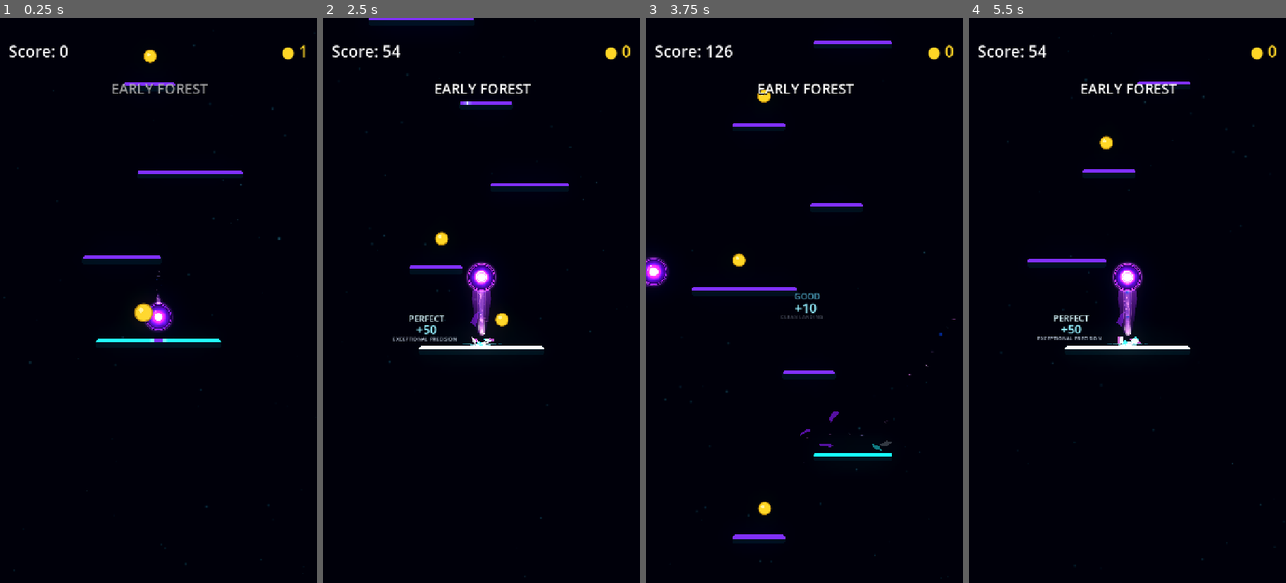
Above: before the commit, frames 1-4 (left to right).
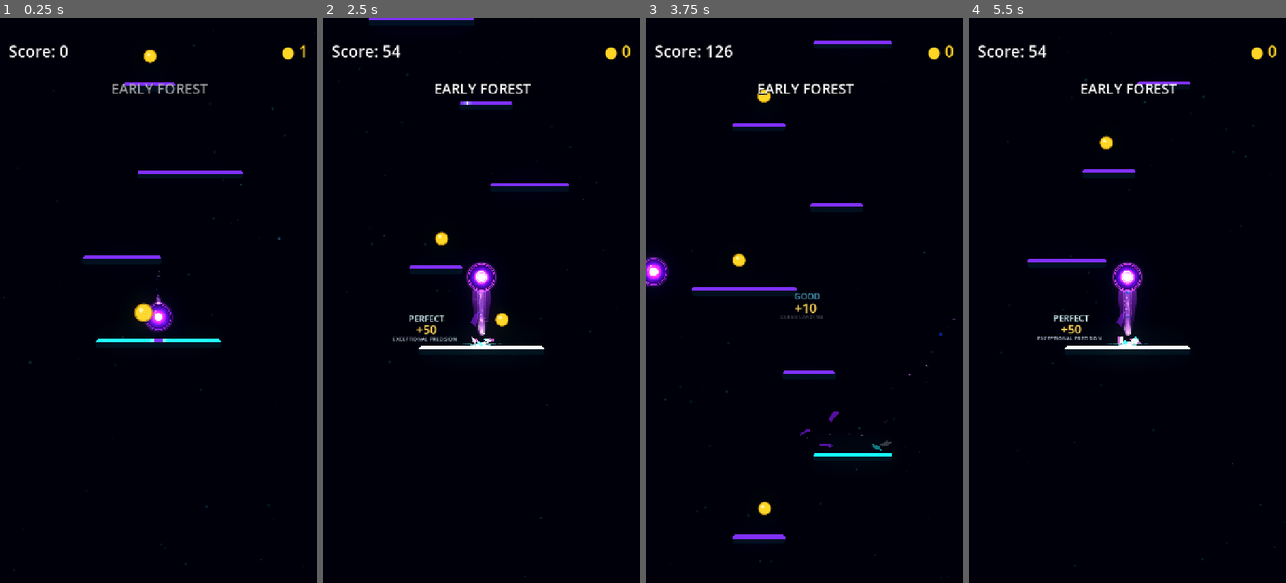
Above: after the commit, the same moments.

Repository: Kryodo/TowerJump
Game: Godot game, scene res://scenes/main.tscn
The game is run twice, just before and just after one commit, with the same random seed, the same clock (stepped at 60 frames per second) and the same inputs.
Inputs (mouse positions are in pixels of both pictures, inside the frame that each line leads up to):
- Up to frame 1 (0.25 s): no input
- Up to frame 2 (2.5 s): move the mouse to (551, 272) at 0.52 s; hold Right (ui_right) 0.53-1.25 s; click (551, 272) at 0.67 s; drag from (418, 328) to (471, 193) at 1.27 s; click "Nochmal spielen" at 2 s
- Up to frame 3 (3.75 s): move the mouse to (836, 176) at 2.77 s; hold Right (ui_right) 2.78-3.5 s; drag from (788, 413) to (737, 193) at 3.52 s
- Up to frame 4 (5.5 s): move the mouse to (1222, 385) at 4.27 s; hold Left (ui_left) 4.28-5 s; click "Nochmal spielen" at 5 s

The runs differ from the first frame. In frame 2, less than 0.1% of the frame differs, in the area x 29-36%, y 54-56%; in frame 3, less than 0.1%; in frame 4, less than 0.1%.

Commit message:
Improve quality color contrast and add Streak activation pulse

Diff:
--- a/scenes/ball.gdshader
+++ b/scenes/ball.gdshader
@@ -14,6 +14,7 @@
 uniform int combo_core_quality = 0;
 uniform float combo_core_blend = 0.0;
 uniform float combo_activation_flash = 0.0;
+uniform float streak_activation_flash = 0.0;
 
 void fragment() {
 	vec2 p = UV * 2.0 - 1.0;
@@ -110,18 +111,20 @@
 	float core_pulse = 0.5 + 0.5 * sin(time * 1.8);
 	float chain_tint_strength = clamp(combo_core_blend, 0.0, 1.0);
 	float combo_hit = clamp(combo_activation_flash, 0.0, 1.0);
+	float streak_hit = clamp(streak_activation_flash, 0.0, 1.0);
+	vec3 streak_amber_color = vec3(5.0, 2.25, 0.28);
 
 	vec3 combo_core_color;
 	if (combo_core_quality == 2) {
 		combo_core_color = vec3(5.2, 6.0, 6.3); // Perfect: brilliant white-cyan
 	} else if (combo_core_quality == 1) {
-		combo_core_color = vec3(7.2, 0.06, 2.5); // Epic: warmer hot rose, distinct from violet aura
-	} else {
-		combo_core_color = vec3(0.02, 2.15, 3.2); // Good: electric cyan
+		combo_core_color = vec3(4.0, 0.12, 6.4); // Epic: saturated violet, separated from the outer aura
+	} else {
+		combo_core_color = vec3(0.015, 1.35, 2.70); // Good: saturated cyan, with less white-producing emission
 	}
 
 	float core_radius = mix(0.245, 0.272, core_pulse)
-		* (1.0 + landing_charge * 0.34 + combo_hit * 0.34);
+		* (1.0 + chain_tint_strength * 0.09 + landing_charge * 0.34 + combo_hit * 0.22 + streak_hit * 0.17);
 
 	// Preserve the orb's idle outer-core accent. The inner core carries the
 	// quality transformation; blending the surrounding accent into that hue
@@ -129,24 +132,29 @@
 	float outer_core = 1.0 - smoothstep(core_radius * 0.72, core_radius * 2.05, d);
 	vec3 live_outer_core_color = outer_core_color;
 	color += live_outer_core_color * outer_core
-		* (0.38 + landing_charge * 0.24 + landing_flash * 0.32 + combo_hit * 0.72)
+		* (0.38 + landing_charge * 0.24 + landing_flash * 0.32 + combo_hit * 0.72 + streak_hit * 0.85)
 		* aura_breath;
 
 	float core = 1.0 - smoothstep(core_radius * 0.70, core_radius, d);
 	float core_brightness = mix(0.79, 0.96, core_pulse)
-		* (1.0 + landing_charge * 0.18 + landing_flash * 0.70 + combo_hit * 0.15);
+		* (1.0 + landing_charge * 0.18 + landing_flash * 0.70 + combo_hit * 0.15 + streak_hit * 0.16);
 	vec3 live_core_color = mix(core_color, combo_core_color, chain_tint_strength);
 	// Keep the landing confirmation flash, but let the activated quality hue
 	// remain visible through the same moment instead of being washed to white.
 	float confirmation_override = landing_flash * mix(0.82, 0.28, chain_tint_strength);
 	live_core_color = mix(live_core_color, confirmation_core_color, confirmation_override);
+	// Streak briefly overrides the current quality hue, then gives it back.
+	live_core_color = mix(live_core_color, streak_amber_color, streak_hit * 0.92);
 	color = mix(color, live_core_color * core_brightness, core);
 	// Three segments fill sequentially around the breathing core. The lit
 	// segments remain on; a narrow animated highlight travels along each one.
 	float chain_ring_radius = core_radius + 0.115 + core_pulse * 0.008;
 	float chain_ring_distance = abs(d - chain_ring_radius);
-	// Keep the segments integrated with the plasma; their hue and narrow
-	// highlight define the progress without a dark backing shape.
+	// Epic's purple segments need local negative space against the purple aura.
+	// This gently dims a very narrow channel underneath the ring, not a new halo.
+	float ring_contrast_track = 1.0 - smoothstep(0.026, 0.052, chain_ring_distance);
+	float ring_track_dim = quality_chain == 1 ? 0.48 : 0.08;
+	color *= 1.0 - ring_contrast_track * ring_track_dim;
 	float chain_ring = 1.0 - smoothstep(0.002, 0.028, chain_ring_distance);
 	float ring_angle_normalized = fract((angle + PI) / TAU);
 	float ring_sector_position = ring_angle_normalized * 3.0;
@@ -162,9 +170,9 @@
 	if (quality_chain == 2) {
 		chain_ring_color = vec3(4.1, 5.0, 5.3); // Perfect: white-cyan
 	} else if (quality_chain == 1) {
-		chain_ring_color = vec3(6.5, 0.025, 5.4); // Epic progress: bright fuchsia, distinct from warmer core
-	} else {
-		chain_ring_color = vec3(0.05, 2.65, 4.0); // Good: cyan
+		chain_ring_color = vec3(3.8, 0.10, 6.1); // Epic progress: saturated violet
+	} else {
+		chain_ring_color = vec3(0.015, 1.55, 3.05); // Good: saturated cyan, less prone to bloom washout
 	}
 	// Keep ring brightness independent of the core tint: the ring means progress,
 	// while the core hue change is reserved for Combo activation.
@@ -172,11 +180,24 @@
 	if (quality_chain == 1) {
 		ring_emission_strength = 0.54;
 	}
-	color += chain_ring_color * chain_ring_alpha * ring_light_strength * ring_emission_strength * aura_breath;
+	vec3 live_chain_ring_color = mix(chain_ring_color, streak_amber_color * 5.0, streak_hit * 0.90);
+	color += live_chain_ring_color * chain_ring_alpha * ring_light_strength * ring_emission_strength * aura_breath;
+	// A small pale-lavender glint moves over Epic segments to make their shape legible.
+	vec3 ring_highlight_color;
+	if (quality_chain == 1) {
+		ring_highlight_color = vec3(3.4, 2.7, 5.2);
+	} else if (quality_chain == 2) {
+		ring_highlight_color = vec3(4.3, 5.0, 5.3);
+	} else {
+		ring_highlight_color = vec3(0.08, 2.5, 4.2);
+	}
+	float ring_glint_strength = chain_ring_alpha * ring_travel_highlight * (1.0 - streak_hit * 0.85);
+	color += ring_highlight_color * ring_glint_strength * (quality_chain == 1 ? 0.24 : 0.08);
 	float core_aura =
 		1.0 - smoothstep(core_radius * 0.62, core_radius * 1.8, d);
 	float active_core_aura_suppression = 1.0 - core * chain_tint_strength * (combo_core_quality == 1 ? 0.96 : 0.72);
-	color += aura_color * core_aura * (0.28 + landing_charge * 0.20) * aura_breath * active_core_aura_suppression;
+	float ring_aura_suppression = 1.0 - ring_contrast_track * (quality_chain == 1 ? 0.78 : 0.10);
+	color += aura_color * core_aura * (0.28 + landing_charge * 0.20) * aura_breath * active_core_aura_suppression * ring_aura_suppression;
 	color += confirmation_core_color * core_aura * landing_flash * 0.24;
 
 	// A fast, narrow rim flash makes confirmation visible without trying to
--- a/scripts/landing/landing_feedback_presenter.gd
+++ b/scripts/landing/landing_feedback_presenter.gd
@@ -20,10 +20,10 @@
 const CLUTCH_SIZE := Vector2(144.0, 30.0)
 
 const GOOD_COLOR := Color(0.40, 0.86, 1.0, 1.0)
-const EPIC_COLOR := Color(1.0, 0.16, 0.92, 1.0)
+const EPIC_COLOR := Color(0.68, 0.28, 1.0, 1.0)
 const PERFECT_COLOR := Color(0.86, 0.98, 1.0, 1.0)
-const STREAK_COLOR := Color(1.0, 0.73, 0.30, 1.0)
-const SCORE_COLOR := Color(0.58, 0.94, 1.0, 1.0)
+const STREAK_COLOR := Color(1.0, 0.56, 0.16, 1.0)
+const SCORE_COLOR := Color(1.0, 0.82, 0.34, 1.0)
 const CLUTCH_COLOR := Color(0.80, 0.96, 1.0, 1.0)
 const OUTLINE_COLOR := Color(0.012, 0.025, 0.055, 0.98)
 
@@ -54,6 +54,9 @@
 var _orb_core_blend: float = 0.0
 var _orb_core_blend_target: float = 0.0
 var _orb_core_activation_flash: float = 0.0
+var _orb_streak_activation_flash: float = 0.0
+var _orb_core_activation_tween: Tween = null
+var _orb_streak_activation_tween: Tween = null
 var _combo_visual_tier: int = -1
 var _streak_visual_tier: int = -1
 
@@ -574,7 +577,9 @@
 	var combo_just_activated: bool = combo_active and not previous_combo_active
 	var streak_just_activated: bool = streak_active and not previous_streak_active
 	if combo_just_activated:
-		_orb_core_activation_flash = 1.0
+		_play_orb_combo_activation()
+	if streak_just_activated:
+		_play_orb_streak_activation()
 	_update_orb_chain_feedback(chain_count, quality, combo_active)
 
 	if chain_count <= 0 or (not combo_active and not streak_active):
@@ -775,6 +780,34 @@
 	else:
 		_orb_core_blend_target = 0.0
 
+func _play_orb_combo_activation() -> void:
+	if _orb_core_activation_tween != null and _orb_core_activation_tween.is_valid():
+		_orb_core_activation_tween.kill()
+	_orb_core_activation_flash = 0.0
+	_orb_core_activation_tween = create_tween()
+	var flash_setter := Callable(self, "_set_orb_core_activation_flash")
+	_orb_core_activation_tween.tween_method(flash_setter, 0.0, 1.0, 0.09).set_trans(Tween.TRANS_CUBIC).set_ease(Tween.EASE_OUT)
+	_orb_core_activation_tween.tween_method(flash_setter, 1.0, 0.0, 0.30).set_trans(Tween.TRANS_CUBIC).set_ease(Tween.EASE_OUT)
+
+
+func _set_orb_core_activation_flash(value: float) -> void:
+	_orb_core_activation_flash = clampf(value, 0.0, 1.0)
+
+
+func _play_orb_streak_activation() -> void:
+	if _orb_streak_activation_tween != null and _orb_streak_activation_tween.is_valid():
+		_orb_streak_activation_tween.kill()
+	_orb_streak_activation_flash = 0.0
+	_orb_streak_activation_tween = create_tween()
+	var flash_setter := Callable(self, "_set_orb_streak_activation_flash")
+	_orb_streak_activation_tween.tween_method(flash_setter, 0.0, 1.0, 0.08).set_trans(Tween.TRANS_CUBIC).set_ease(Tween.EASE_OUT)
+	_orb_streak_activation_tween.tween_method(flash_setter, 1.0, 0.0, 0.36).set_trans(Tween.TRANS_CUBIC).set_ease(Tween.EASE_OUT)
+
+
+func _set_orb_streak_activation_flash(value: float) -> void:
+	_orb_streak_activation_flash = clampf(value, 0.0, 1.0)
+
+
 func _update_orb_core_blend(delta: float) -> void:
 	if _orb_visual == null or not is_instance_valid(_orb_visual):
 		return
@@ -783,9 +816,9 @@
 		return
 	var weight: float = 1.0 - exp(-8.0 * delta)
 	_orb_core_blend = lerpf(_orb_core_blend, _orb_core_blend_target, weight)
-	_orb_core_activation_flash *= exp(-4.2 * delta)
 	material.set_shader_parameter("combo_core_blend", _orb_core_blend)
 	material.set_shader_parameter("combo_activation_flash", _orb_core_activation_flash)
+	material.set_shader_parameter("streak_activation_flash", _orb_streak_activation_flash)
 
 func _set_indicator(label: Label, text_value: String, color: Color, animate: bool) -> void:
 	if label == null:
